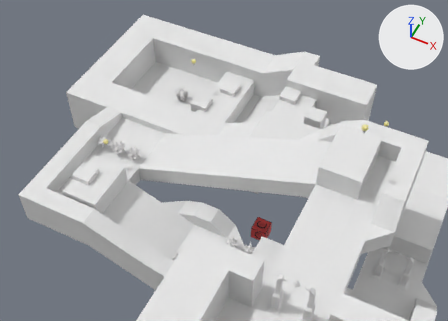
The Blender file etc/blend/levels/FirstStepsI-A.blend as it was, and as the next commit left it.
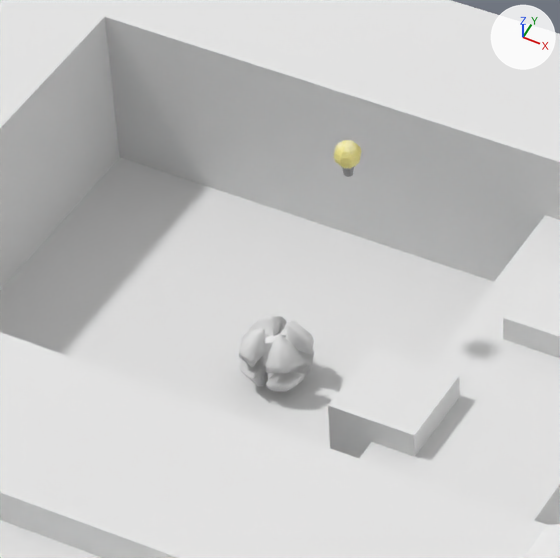
Old and new are each drawn from a camera (50 mm lens) standing at (8.38, -22.15, 26.58) and looking at (-3.72, 2.05, -3.68) and again close up on the part from 30% to 51% of the width and 11% to 40% of the height. The lights are fixed; the arrows at upper right show +X, +Y and +Z.

Names of what the first close-up shows: 'Crate', 'Crate.001', 'FirstStepsI-A_b4', 'FirstStepsI-A_b8', 'Light', 'Player'.
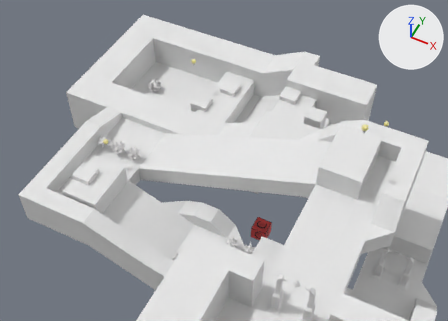
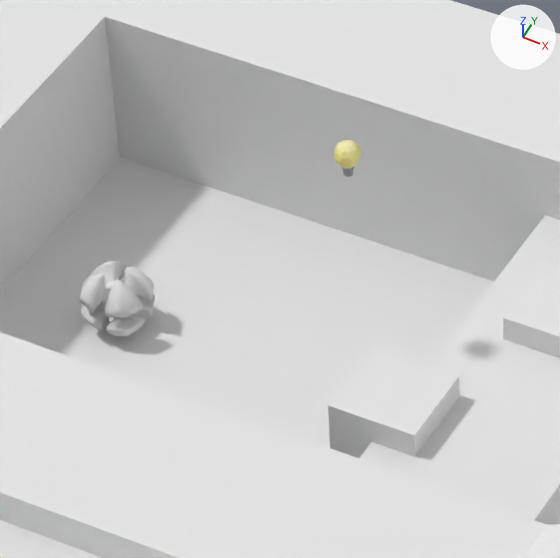
Diff of the bpy script that builds the scene:
```diff
--- a/etc/blend/levels/FirstStepsI-A.blend.py
+++ b/etc/blend/levels/FirstStepsI-A.blend.py
@@ ob_player @@
 ob_player = bpy.data.objects.new('Player', me_player)
-ob_player.location = (-7.5, 3.5, -0.61)
+ob_player.location = (-9.5, 3.5, -0.61)
 ob_player.rotation_euler = (0.0, 0.0, -1.571)  # degrees (0, 0, -90)
```

Changed parts and their boxes [x1, y1, x2, y2] in the close-ups (560 x 558 px):
'Player', moved
    before: [239, 315, 314, 392]
    after: [79, 261, 155, 336]
